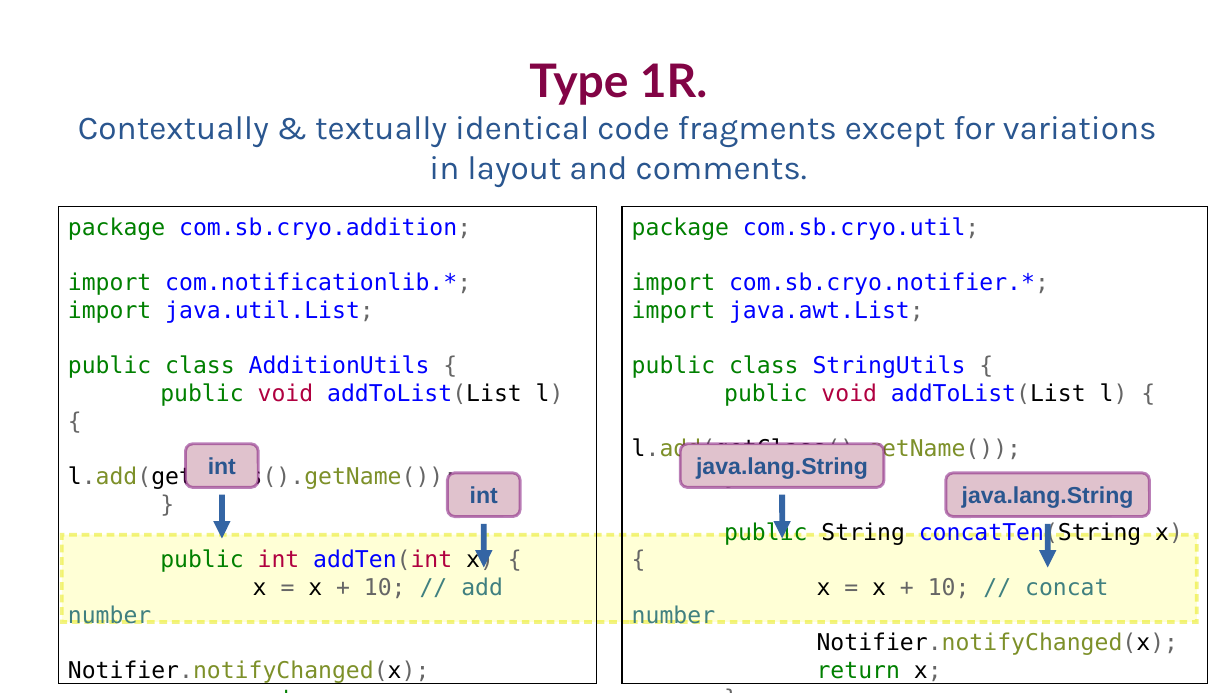
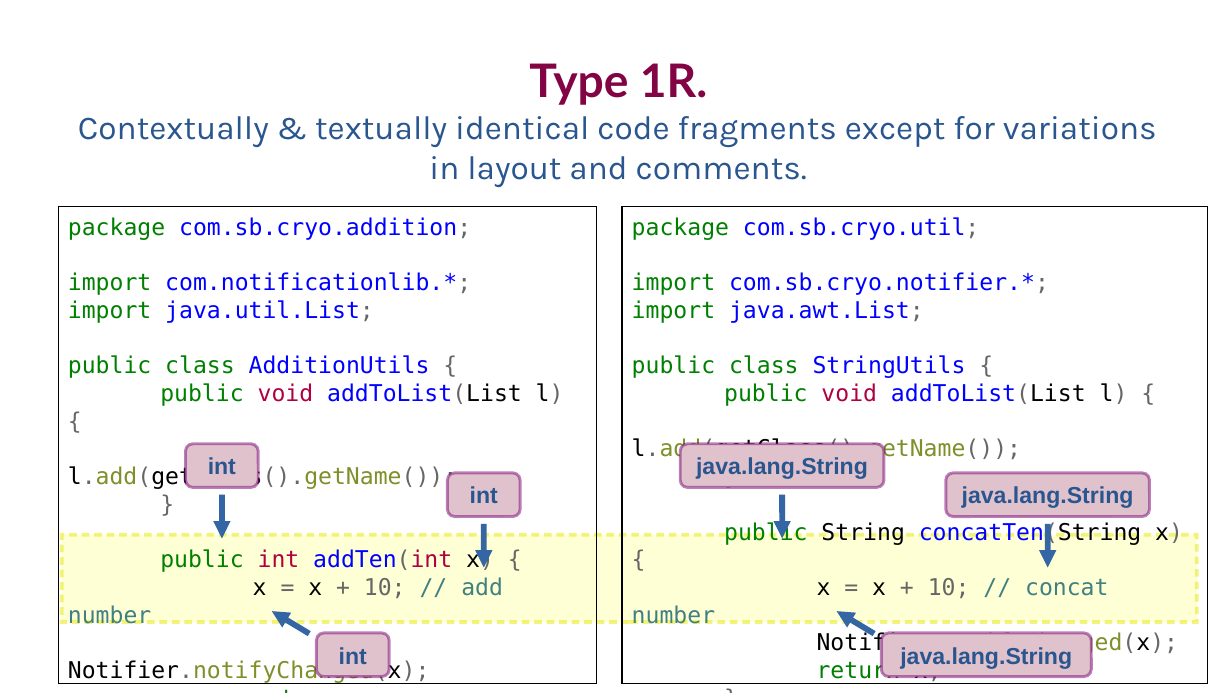
Before and after one commit to SimonBaars/Master-Thesis-Simon-Baars, a slide deck: slide 16 of presentations/FinalPresentation.odp (slide 21 before the commit). Drawn at 1232x693 pixels with LibreOffice and Linux fonts; fonts in the diff are those of the drawing. Boxes give left, top, right and bottom in pixels: in the first picture for what was removed or moved away, otherwise in the second. Text is boxed around its words. In the diff, an @@ line names an element or a change of style, - is before the commit and + after.

```diff
--- a/presentations/FinalPresentation.odp
+++ b/presentations/FinalPresentation.odp
@@ arrow added from (310, 634) to (272, 611), #3465A4 4.51 pt @@
@@ arrow added from (874, 634) to (837, 611), #3465A4 4.51 pt @@
@@ rounded rectangle added at bbox=[317, 633, 390, 677], fill #E0C2CD, outline #780373 2.3 pt, 18 pt, text #2A568F, bold @@
+int
@@ rounded rectangle added at bbox=[882, 633, 1092, 677], fill #E0C2CD, outline #780373 2.3 pt, 18 pt, text #2A568F, bold @@
+java.lang.String
```
Also in this commit, not shown: 3 other slides changed, 2 slides added, 29 slides removed, 1 other file.
